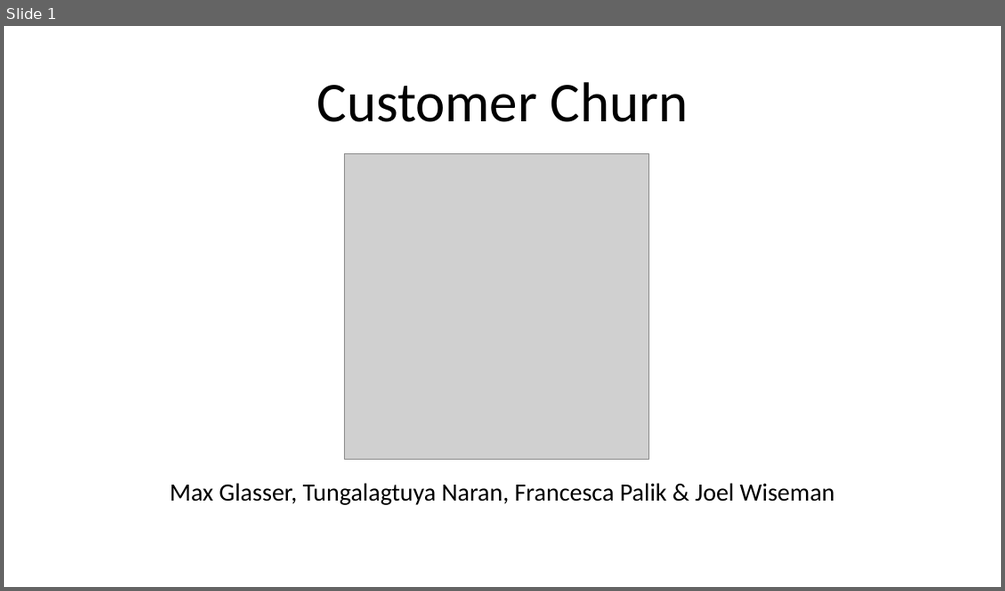
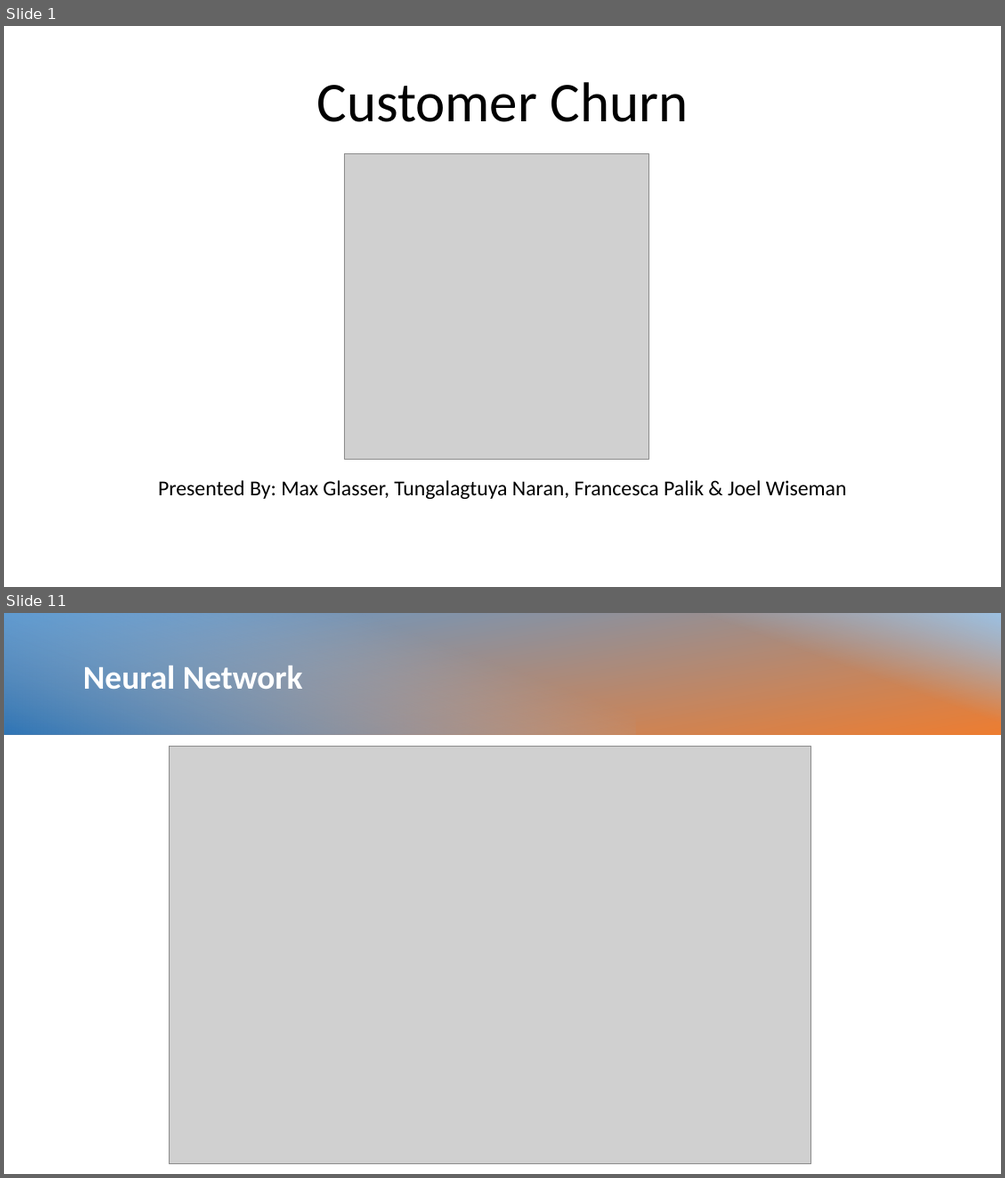
Before and after one commit to mglasser123/Project4, a slide deck: Customer Churn.pptx. Shown one above the other, each under a label of ours: slide 1 before the commit, slides 1 and 11 after it; the slides between them are not shown. The pictures are 1005x591 and 1005x1178 pixels, drawn with LibreOffice and Linux fonts; fonts in the diff are those of the drawing; grey boxes stand for pictures. Boxes give left, top, right and bottom in pixels: in the first picture for what was removed or moved away, otherwise in the second. Text is boxed around its words. In the diff, an @@ line names an element or a change of style, - is before the commit and + after.

```diff
--- a/Customer Churn.pptx
+++ b/Customer Churn.pptx
@@ slide 11 added at bbox=[4, 613, 1001, 1174], background #FFFFFF @@
@@ rectangle added at bbox=[4, 613, 1001, 735], fill gradient #5B9BD5 to #ED7D31 @@
@@ rectangle added at bbox=[4, 613, 635, 735], fill gradient #9DC3E6 to #2E75B6 @@
@@ rectangle added at bbox=[588, 613, 1001, 735], fill gradient #9DC3E6 @@
@@ text added at bbox=[83, 666, 303, 689], 32 pt, text #FFFFFF, bold @@
+Neural Network
@@ picture added at bbox=[170, 747, 811, 1163] @@
@@ slide 1 changed as well @@
@@ subtitle at bbox=[158, 480, 847, 499]: text changed; size 24 to 20.4 pt @@
-Max Glasser, Tungalagtuya Naran, Francesca Palik & Joel Wiseman
+Presented By: Max Glasser, Tungalagtuya Naran, Francesca Palik & Joel Wiseman
```
Also in this commit, not shown: 2 other slides changed, 10 other slides added, 6 slides removed.
